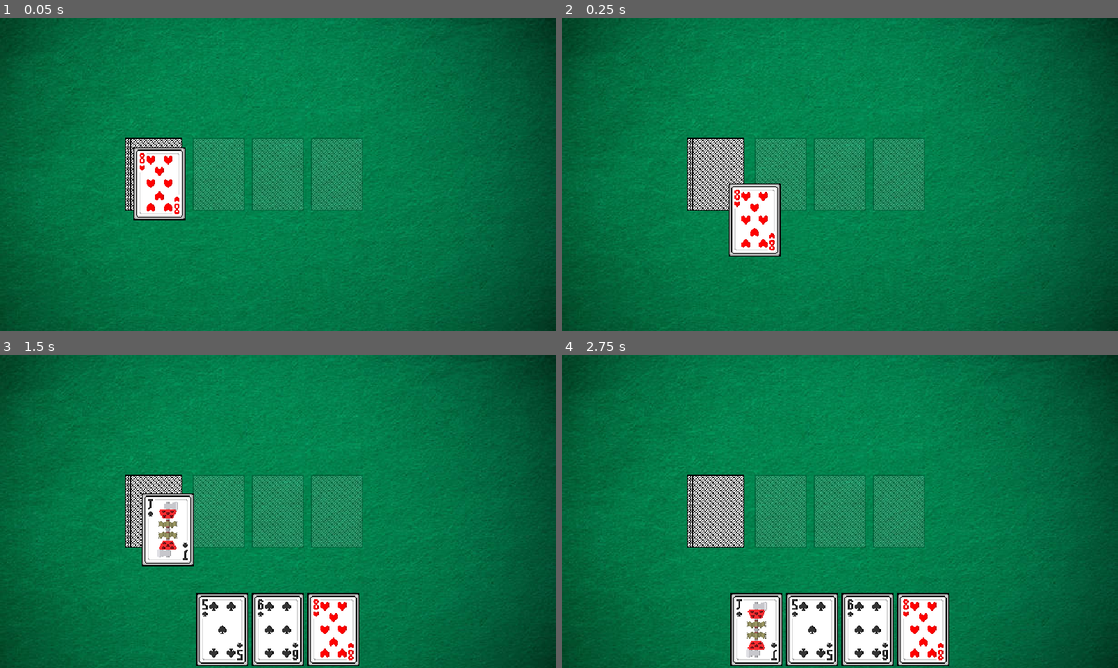
Above: before the commit, frames 1-4 (two rows, left to right).
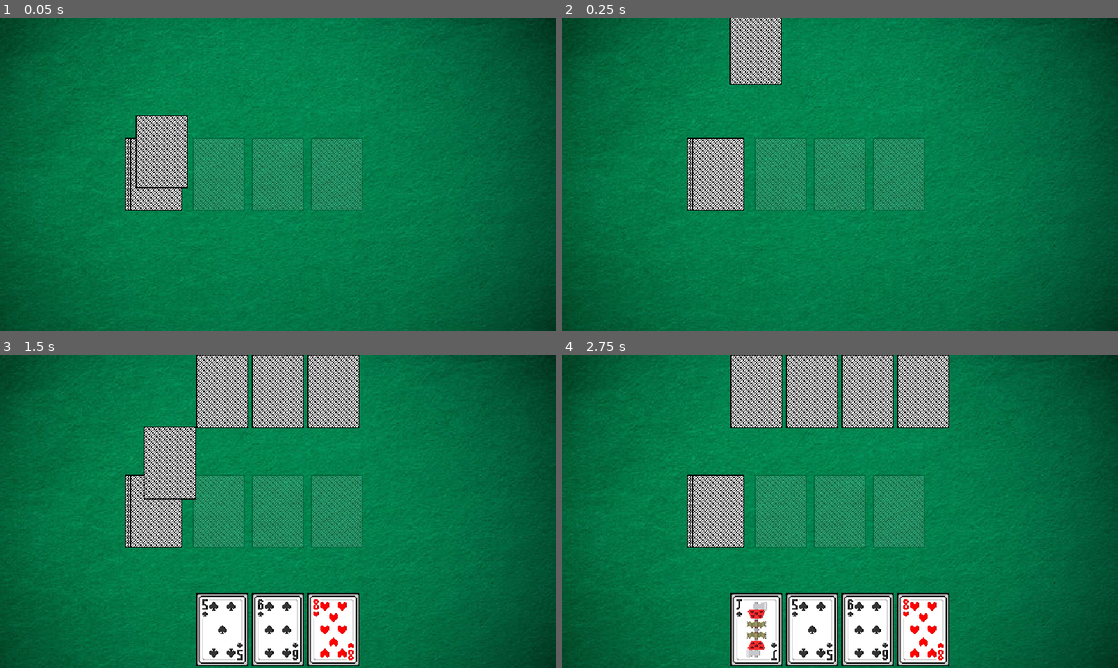
Above: after the commit, the same moments.

Repository: BananaHolograma/Veneno
Game: Godot game, scene res://scenes/playing_cards_table/playing_cards_table.tscn
Two runs of this game, one before a commit and one after it. Both use one fixed random seed, a clock stepped at 60 frames per second and the inputs below. The project has no main scene, so this scene is started directly.
Inputs:
- Up to frame 1 (0.05 s): no input
- Up to frame 2 (0.25 s): no input
- Up to frame 3 (1.5 s): no input
- Up to frame 4 (2.75 s): no input

The runs differ from the first frame. In frame 1, 2.5% of the frame differs, in the area x 24-34%, y 31-65%; in frame 2, 4.1%; in frame 3, 10%, in the area x 25-65%, y 0-68%; in frame 4, 8.8%.

Commit message:
started the implementation of ai and the players now are initialized with more parameters

Diff:
--- a/scenes/player/card_slot.gd
+++ b/scenes/player/card_slot.gd
@@ -14,22 +14,23 @@
 
 
 func _get_drag_data(at_position):
-	z_index = 10
-	var preview_card_slot = duplicate()
-	preview_card_slot.texture = playing_card.selected_texture.texture
-	preview_card_slot.expand_mode = TextureRect.EXPAND_IGNORE_SIZE
-	preview_card_slot.size = playing_card.selected_texture.get_rect().size
+	if player.is_human:
+		z_index = 10
+		var preview_card_slot = duplicate()
+		preview_card_slot.texture = playing_card.selected_texture.texture
+		preview_card_slot.expand_mode = TextureRect.EXPAND_IGNORE_SIZE
+		preview_card_slot.size = playing_card.selected_texture.get_rect().size
 
-	var preview = Control.new()
-	preview.name = playing_card.card_name
-	preview.add_child(preview_card_slot)
-	preview.tree_exited.connect(on_preview_finished)
-	# Size to put the mouse in the center of the preview
-#	preview_card_slot.get_rect().size * -0.5
-	set_drag_preview(preview)
-	modulate.a = 0.2
+		var preview = Control.new()
+		preview.name = playing_card.card_name
+		preview.add_child(preview_card_slot)
+		preview.tree_exited.connect(on_preview_finished)
+		# Size to put the mouse in the center of the preview
+	#	preview_card_slot.get_rect().size * -0.5
+		set_drag_preview(preview)
+		modulate.a = 0.2
 
-	return preview_card_slot
+		return preview_card_slot
 
 
 func _can_drop_data(at_position, data):
@@ -42,8 +43,9 @@
 
 
 func hover_animation(final_position: float):
-	var tween = create_tween()
-	tween.tween_property(self, "position:y", final_position, 0.5).set_trans(Tween.TRANS_EXPO).set_ease(Tween.EASE_OUT)
+	if player.is_human:
+		var tween = create_tween()
+		tween.tween_property(self, "position:y", final_position, 0.5).set_trans(Tween.TRANS_EXPO).set_ease(Tween.EASE_OUT)
 
 
 func on_preview_finished():
--- a/scenes/player/player.gd
+++ b/scenes/player/player.gd
@@ -4,6 +4,7 @@
 signal turn_finished
 signal new_collected_cards(cards: Array[PlayingCard])
 
+var is_human: bool = true
 var table_position: int = 0
 var cards_in_hand: Array[PlayingCard] = []
 var collected_cards: Array[PlayingCard] = []
--- a/scenes/playing_cards_table/playing_cards_table.gd
+++ b/scenes/playing_cards_table/playing_cards_table.gd
@@ -1,47 +1,40 @@
 class_name PlayingCardsTable extends Node
 
 @onready var deck_place: Marker2D = $Playground/DeckPlace
-var deck_placeholder_scene = preload("res://scenes/playing_cards_table/deck_placeholder.tscn")
 
-#
-### PLAYERS CARDS HAND ZONE
 @onready var player_one_card_zone: GridContainer = %PlayerOneCardZone
-var card_zone_positions: Dictionary = {}
+@onready var player_two_card_zone: GridContainer = %PlayerTwoCardZone
+@onready var card_zones: Array[GridContainer] = [player_one_card_zone, player_two_card_zone]
 
 @export_range(0, 4, 1) var MAX_NUMBER_OF_PLAYERS: int = 4
 
-### Card slot script
-#var card_slot_script: String = "res://scenes/player/card_slot.gd"
-
 const MAX_CARDS_IN_HAND: int = 4
 
+var deck_placeholder_scene = preload("res://scenes/playing_cards_table/deck_placeholder.tscn")
 var player_scene: PackedScene = preload("res://scenes/player/player.tscn")
 var active_player: Player
 var current_players: Dictionary = {}
+var card_zone_positions: Dictionary = {}
 var current_deck: DeckPlaceholder
 #
 func _ready():
 	# Temporary for debug purposes, needs to be handled dinamically
-	card_zone_positions["ghost"] = {
-		"zone": player_one_card_zone,
-		"deal_position": player_one_card_zone.global_position
-	}
-
-	start_new_game(["ghost"])
 
 
+	start_new_game([{"username": "ghost", "human": true}, {"username": "robot", "human": false}])
+
 	GlobalGameEvents.card_dropped_in_pile.connect(on_card_dropped_in_pile)
+	GlobalGameEvents.emptied_deck.connect(on_emptied_deck)
 
 
-
-func start_new_game(usernames: Array[String]):
-	initialise_deck_of_cards_on_table()
-	add_new_players_to_table(usernames)
+func start_new_game(players: Array[Dictionary]):
+	initialize_deck_of_cards_on_table()
+	add_new_players_to_table(players)
 
 	active_player = current_players.values().pick_random()
 
 
-func initialise_deck_of_cards_on_table():
+func initialize_deck_of_cards_on_table():
 	if deck_place:
 		var deck_placeholder = deck_placeholder_scene.instantiate() as DeckPlaceholder
 		deck_place.add_child(deck_placeholder)
@@ -59,19 +52,29 @@
 
 
 
-func add_new_players_to_table(usernames: Array[String]):
+func add_new_players_to_table(players: Array[Dictionary]):
 	var player_position: int = 0
+	card_zone_positions.clear()
 
-	for username in usernames.slice(0, MAX_NUMBER_OF_PLAYERS):
-		add_new_player_to_table(username, player_position)
+	for player in players.slice(0, MAX_NUMBER_OF_PLAYERS):
+		var zone = card_zones[player_position]
+		player["table_position"] = player_position
+
+		card_zone_positions[player["username"]] = {
+			"zone": zone ,
+			"deal_position": zone.global_position
+		}
+
+		add_new_player_to_table(player)
 		player_position += 1
 
 
-func add_new_player_to_table(username: String, player_position: int):
+func add_new_player_to_table(player: Dictionary):
 	var new_player = player_scene.instantiate() as Player
-	new_player.username = username
-	new_player.name = username
-	new_player.table_position = player_position
+	new_player.username = player["username"]
+	new_player.name = player["username"]
+	new_player.is_human = player["human"]
+	new_player.table_position = player["table_position"]
 	new_player.cards_in_hand = current_deck.deal_initial_cards(new_player, MAX_CARDS_IN_HAND)
 	current_players[new_player.username] = new_player
 #
@@ -88,7 +91,7 @@
 		if not card.dealed:
 			var slot = CardSlot.new()
 			slot.name = "Hand" + card.suit.capitalize() + card.symbol_value.capitalize()
-			slot.texture = card.symbol_texture.texture
+			slot.texture = card.symbol_texture.texture if player.is_human else card.back_texture.texture
 			slot.expand_mode = TextureRect.EXPAND_KEEP_SIZE
 			slot.size = card.symbol_texture.get_rect().size
 			slot.playing_card = card
@@ -113,3 +116,6 @@
 
 
 	change_turn_to(current_players["ghost"])
+
+func on_emptied_deck(player: Player):
+	pass
--- a/scenes/playing_cards_table/playing_cards_table.tscn
+++ b/scenes/playing_cards_table/playing_cards_table.tscn
@@ -61,6 +61,32 @@
 mouse_default_cursor_shape = 2
 columns = 4
 
+[node name="PlayerTwo" type="Control" parent="Playground"]
+layout_mode = 3
+anchors_preset = 5
+anchor_left = 0.5
+anchor_right = 0.5
+grow_horizontal = 2
+mouse_filter = 1
+
+[node name="CenterContainer" type="CenterContainer" parent="Playground/PlayerTwo"]
+layout_mode = 1
+anchors_preset = 5
+anchor_left = 0.5
+anchor_right = 0.5
+offset_bottom = 2.0
+grow_horizontal = 2
+
+[node name="MarginContainer" type="MarginContainer" parent="Playground/PlayerTwo/CenterContainer"]
+layout_mode = 2
+theme_override_constants/margin_bottom = 2
+
+[node name="PlayerTwoCardZone" type="GridContainer" parent="Playground/PlayerTwo/CenterContainer/MarginContainer"]
+unique_name_in_owner = true
+layout_mode = 2
+mouse_default_cursor_shape = 2
+columns = 4
+
 [node name="DeckPlace" type="Marker2D" parent="Playground" groups=["deck"]]
 z_index = 4
 position = Vector2(174, 180)
